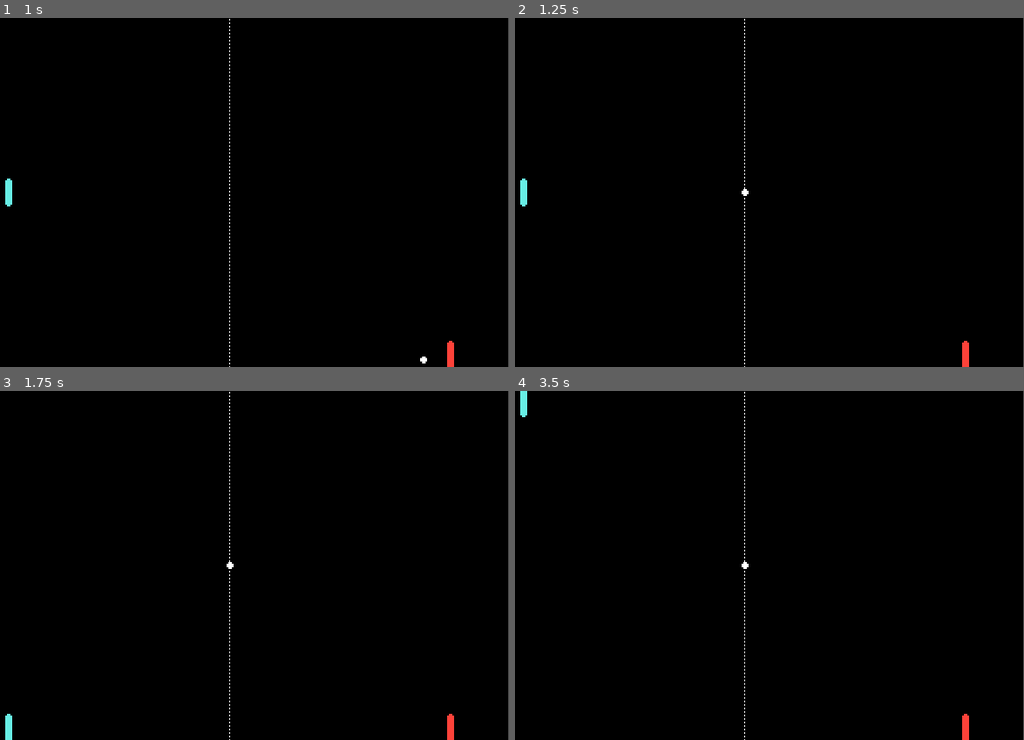
Above: before the commit, frames 1-4 (two rows, left to right).
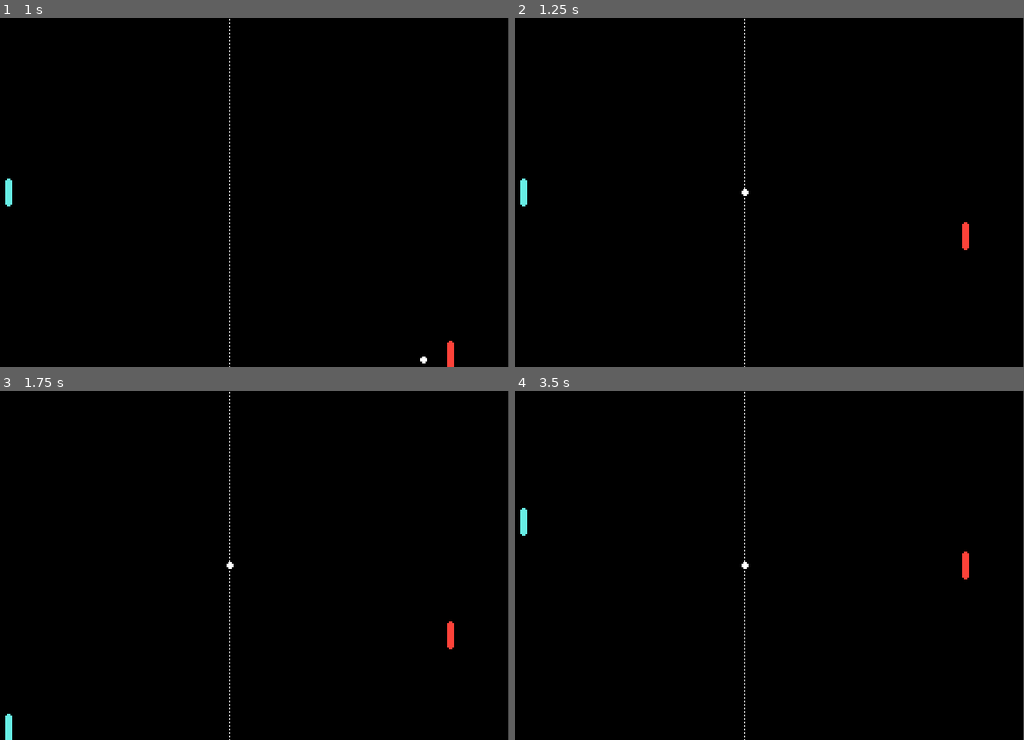
Above: after the commit, the same moments.

Repository: LMem001/Pong
Game: Godot game, scene res://scenes/pong.tscn
Same seed, same stepped clock (60 frames per second), same inputs: the game is played once before the commit and once after it.
Inputs:
- Up to frame 1 (1 s): tap Enter at 0.5 s; hold Down (right_moves_down) from 0.53 s (still down)
- Up to frame 2 (1.25 s): keep holding Down (right_moves_down)
- Up to frame 3 (1.75 s): release Down (right_moves_down) at 1.28 s; hold S (left_moves_down) from 1.28 s (still down)
- Up to frame 4 (3.5 s): tap Space at 2 s; release S (left_moves_down) at 2.03 s; hold Down (right_moves_down) 2.03-2.78 s; tap Enter at 2.75 s; hold W (left_moves_up) from 2.78 s (still down)

Frame 1 is identical in both runs. In frame 2, 0.2% of the frame differs, in the area x 87-90%, y 58-100%; in frame 3, 0.2%; in frame 4, 0.4%, in the area x 1-90%, y 0-100%.

Commit message:
reset players
created group to reset players

Diff:
--- a/pong/scenes/player1.gd
+++ b/pong/scenes/player1.gd
@@ -1,5 +1,6 @@
 extends CharacterBody2D
 var paddle_half_height
+var initial_position = Vector2()
 
 func _physics_process(delta):
 	_move_direction()
@@ -8,8 +9,12 @@
 	position.y = clamp(position.y, paddle_half_height, viewport_rect.size.y - paddle_half_height)
 
 func _ready():
+	initial_position = position
 	paddle_half_height = %Collision.shape.extents.y
 
 func _move_direction():
 	var direction = Input.get_vector("", "", "left_moves_up", "left_moves_down")
 	velocity = direction * 600
+
+func reset_player():
+	position = initial_position
--- a/pong/scenes/pong.gd
+++ b/pong/scenes/pong.gd
@@ -2,6 +2,8 @@
 
 func _on_goal_left_area_entered(area):
 	%Ball.reset_ball("right")
+	get_tree().call_group("Players", "reset_player")
 
 func _on_goal_right_area_entered(area):
 	%Ball.reset_ball("left")
+	get_tree().call_group("Players", "reset_player")
